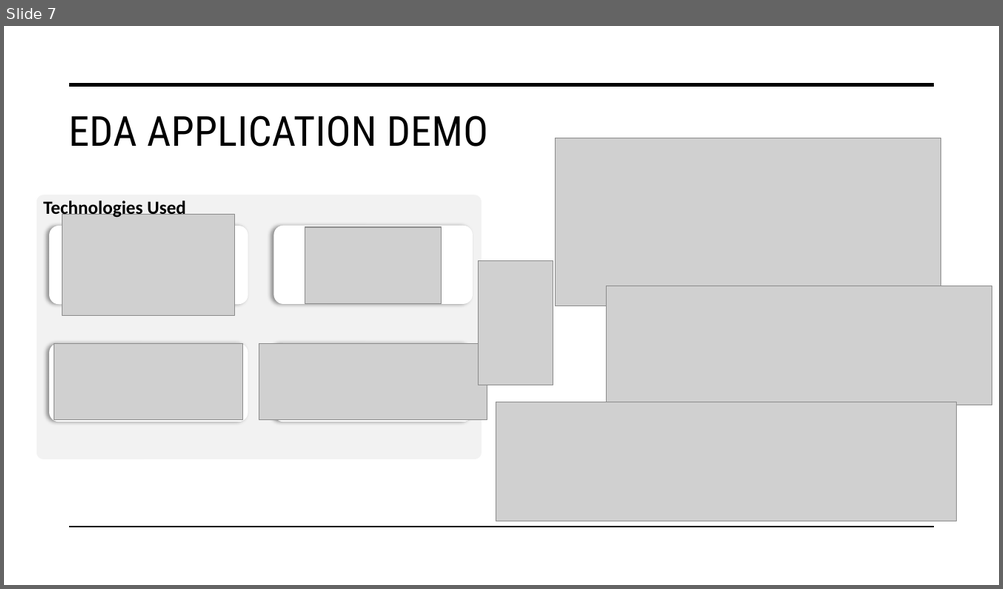
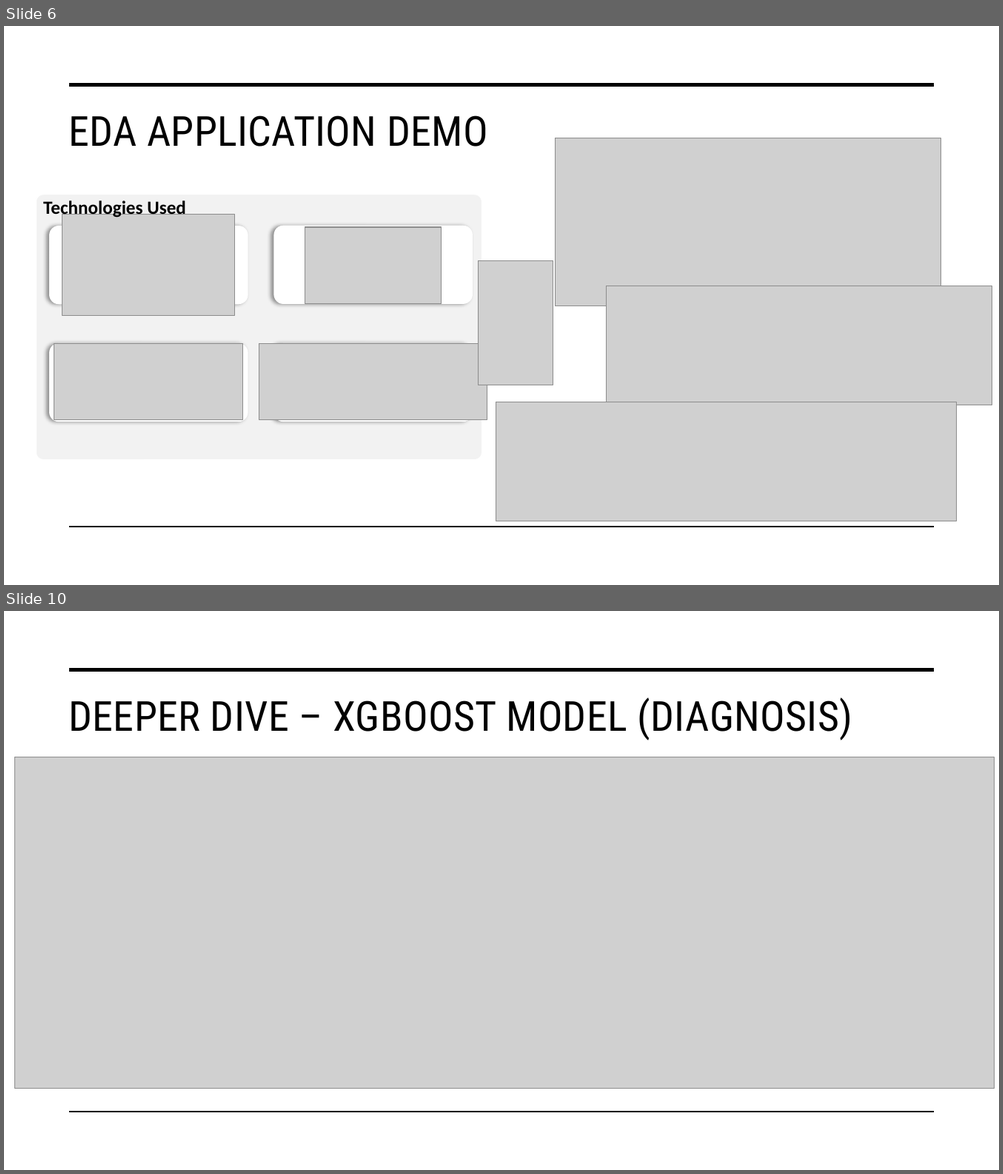
Before and after one commit to DATA-606-2023-FALL-TUESDAY/Whittington_Michael, a slide deck: docs/Final_Presentation - Predictive Analysis for Injury Diagnosis and Localization.pptx. Shown one above the other, each under a label of ours: slide 7 before the commit, slides 6 and 10 after it; the slides between them are not shown. The pictures are 1003x589 and 1003x1174 pixels, drawn with LibreOffice and Linux fonts; fonts in the diff are those of the drawing; grey boxes stand for pictures. Boxes give left, top, right and bottom in pixels: in the first picture for what was removed or moved away, otherwise in the second. Text is boxed around its words. In the diff, an @@ line names an element or a change of style, - is before the commit and + after.

```diff
--- a/docs/Final_Presentation - Predictive Analysis for Injury Diagnosis and Localization.pptx
+++ b/docs/Final_Presentation - Predictive Analysis for Injury Diagnosis and Localization.pptx
@@ slide 10 added at [4,611,999,1170], background #FFFFFF @@
@@ line added from (70, 670) to (933, 670), #000000 3.5 pt @@
@@ title added at [68,698,853,741], 40 pt, text #000000 @@
+DEEPER DIVE – XGBOOST MODEL (DIAGNOSIS)
@@ picture added at [14,758,994,1088] @@
@@ line added from (70, 1113) to (933, 1113), #000000 1 pt @@
@@ what was slide 7 is now slide 6 @@
```
Also in this commit, not shown: 3 slides changed, 6 other slides added, 4 slides removed.
